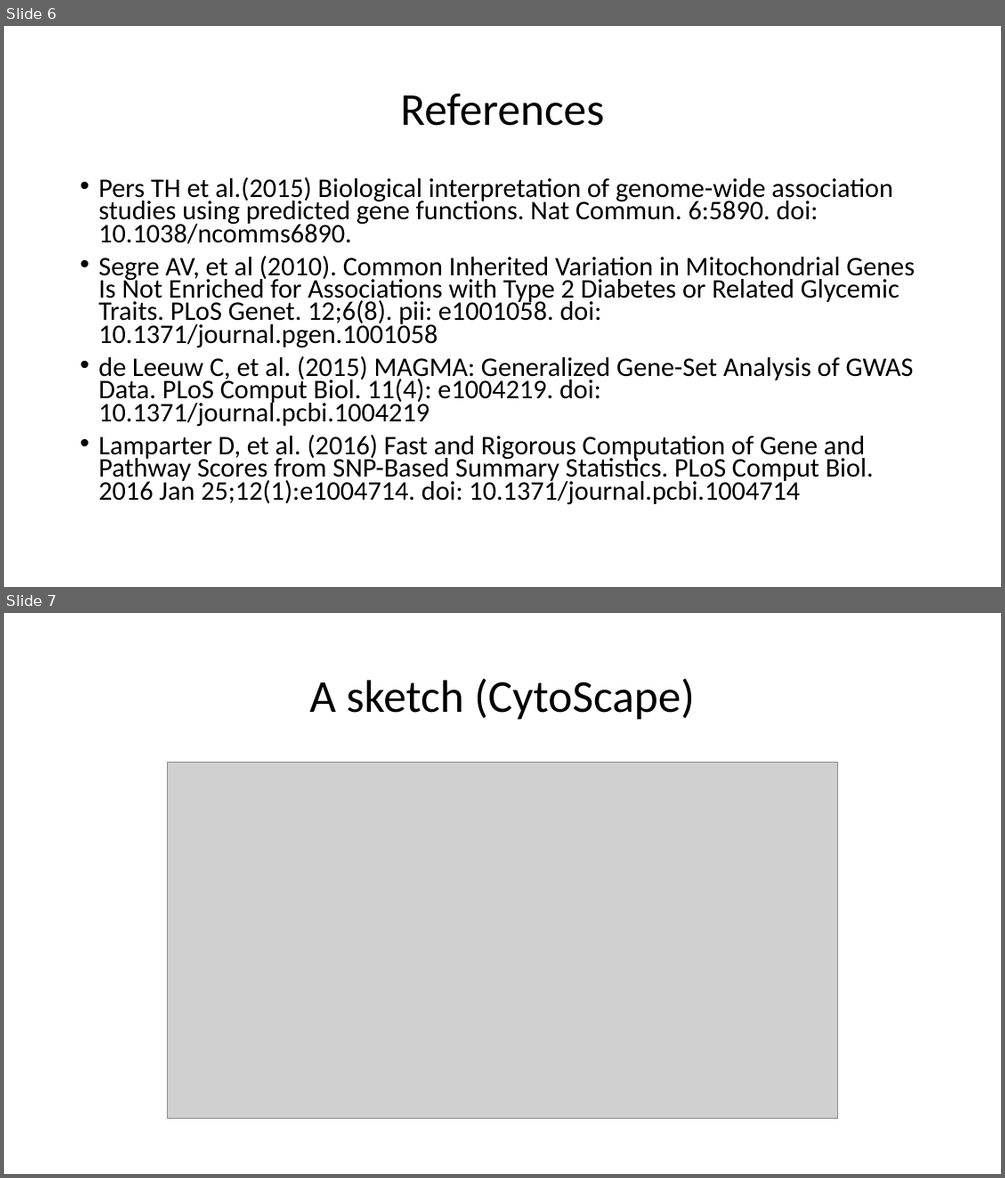
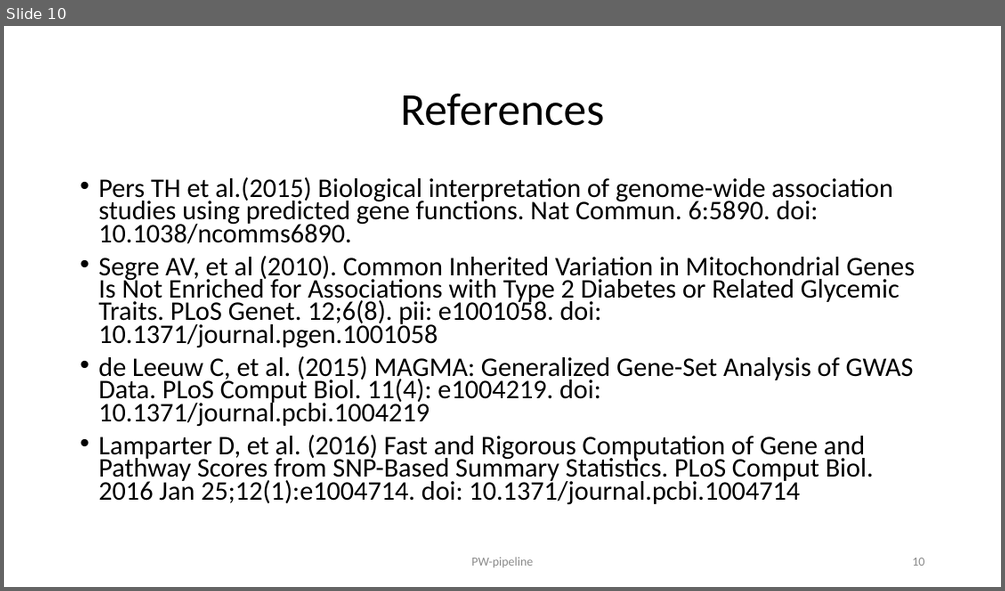
Before and after one commit to jinghuazhao/PW-pipeline, a slide deck: README.pptx. Shown one above the other, each under a label of ours: slides 6 and 7 before the commit, slide 10 after it. The pictures are 1005x1178 and 1005x591 pixels, drawn with LibreOffice and Linux fonts; fonts in the diff are those of the drawing; grey boxes stand for pictures. Boxes give left, top, right and bottom in pixels: in the first picture for what was removed or moved away, otherwise in the second. Text is boxed around its words. In the diff, an @@ line names an element or a change of style, - is before the commit and + after.

```diff
--- a/README.pptx
+++ b/README.pptx
@@ slide 7 removed at [4, 613, 1001, 1174], background #FFFFFF @@
@@ title removed at [309, 678, 695, 720] @@
-A sketch (CytoScape)
@@ picture removed at [168, 763, 838, 1119] @@
@@ what was slide 6 is now slide 10 @@
@@ slide 10 changed as well @@
@@ text added at [471, 556, 533, 567], 12 pt, text #8C8C8C @@
+PW-pipeline
@@ page number added at [912, 557, 924, 565], 12 pt, text #8C8C8C @@
+10
```
Also in this commit, not shown: 5 other slides changed, 4 slides added.
